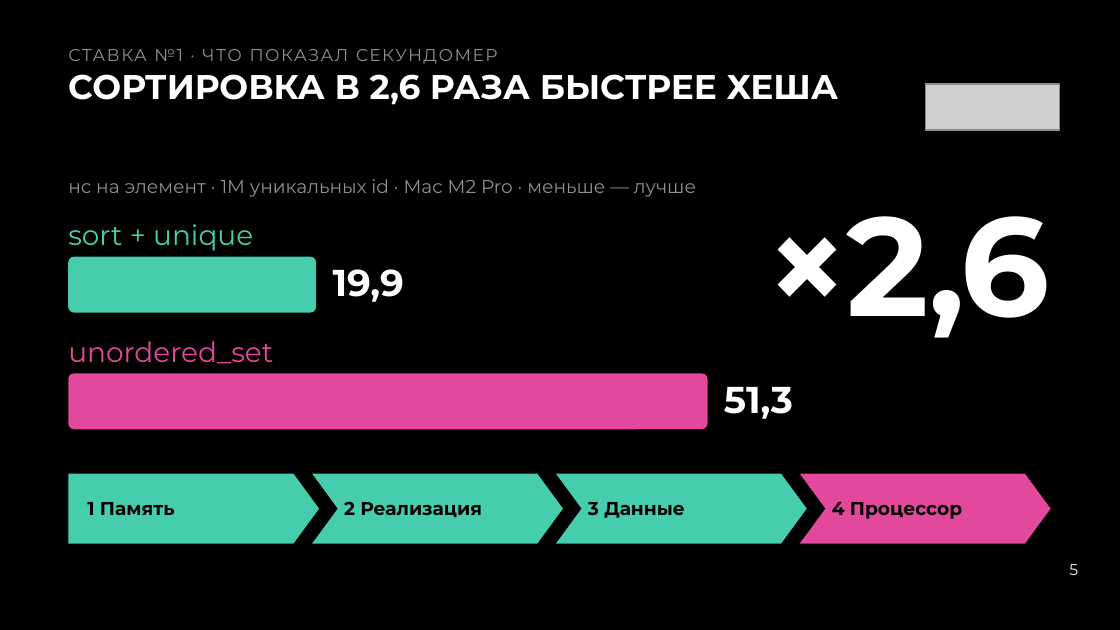
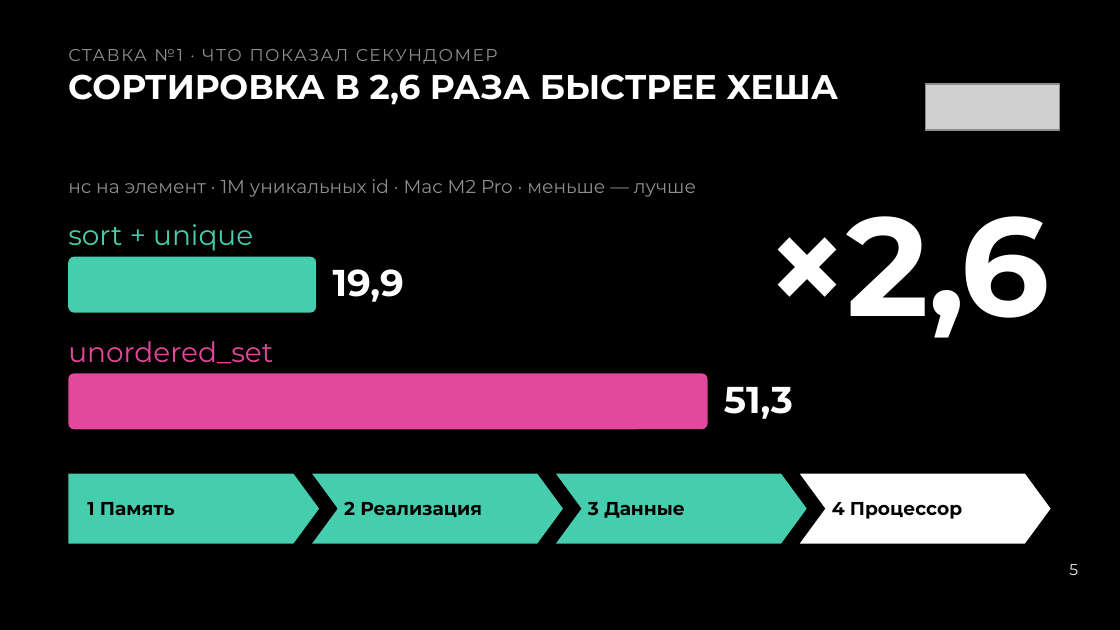
Before and after one commit to Neoron95/conference-hardfest-algorithms, a slide deck: slide 5 of prep/deck/hardfest2026_deck.pptx. Drawn at 1120x630 pixels with LibreOffice and Linux fonts; fonts in the diff are those of the drawing; grey boxes stand for pictures. Boxes give left, top, right and bottom in pixels: in the first picture for what was removed or moved away, otherwise in the second. Text is boxed around its words. In the diff, an @@ line names an element or a change of style, - is before the commit and + after.

```diff
--- a/prep/deck/hardfest2026_deck.pptx
+++ b/prep/deck/hardfest2026_deck.pptx
@@ freeform shape at bbox=[800, 474, 1051, 543]: fill #E2489B to #FFFFFF @@
```
Also in this commit, not shown: 49 other files.
